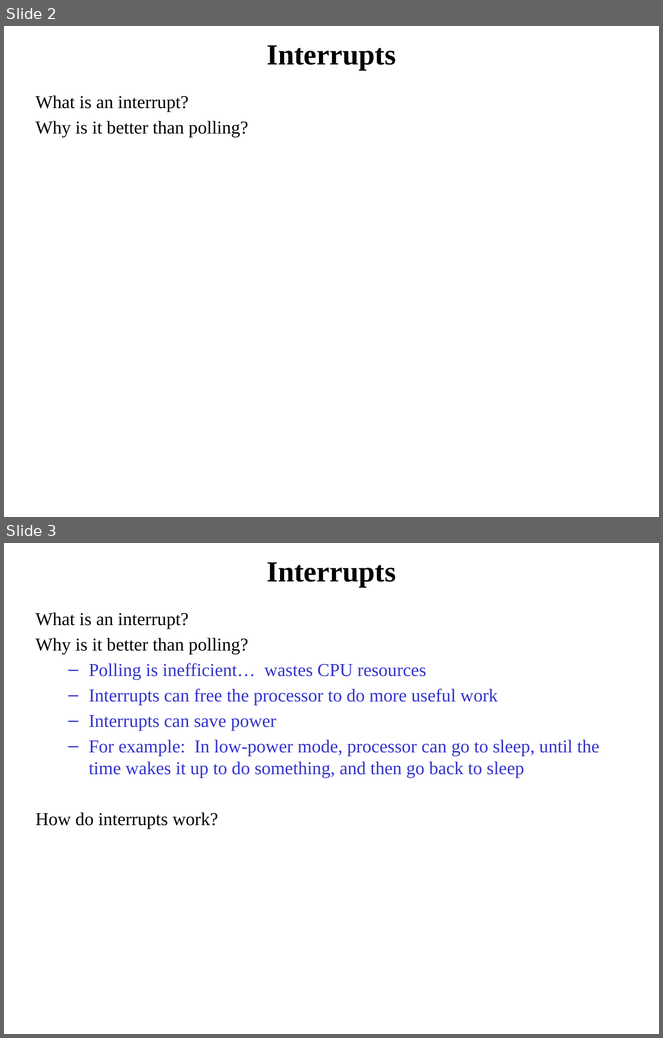
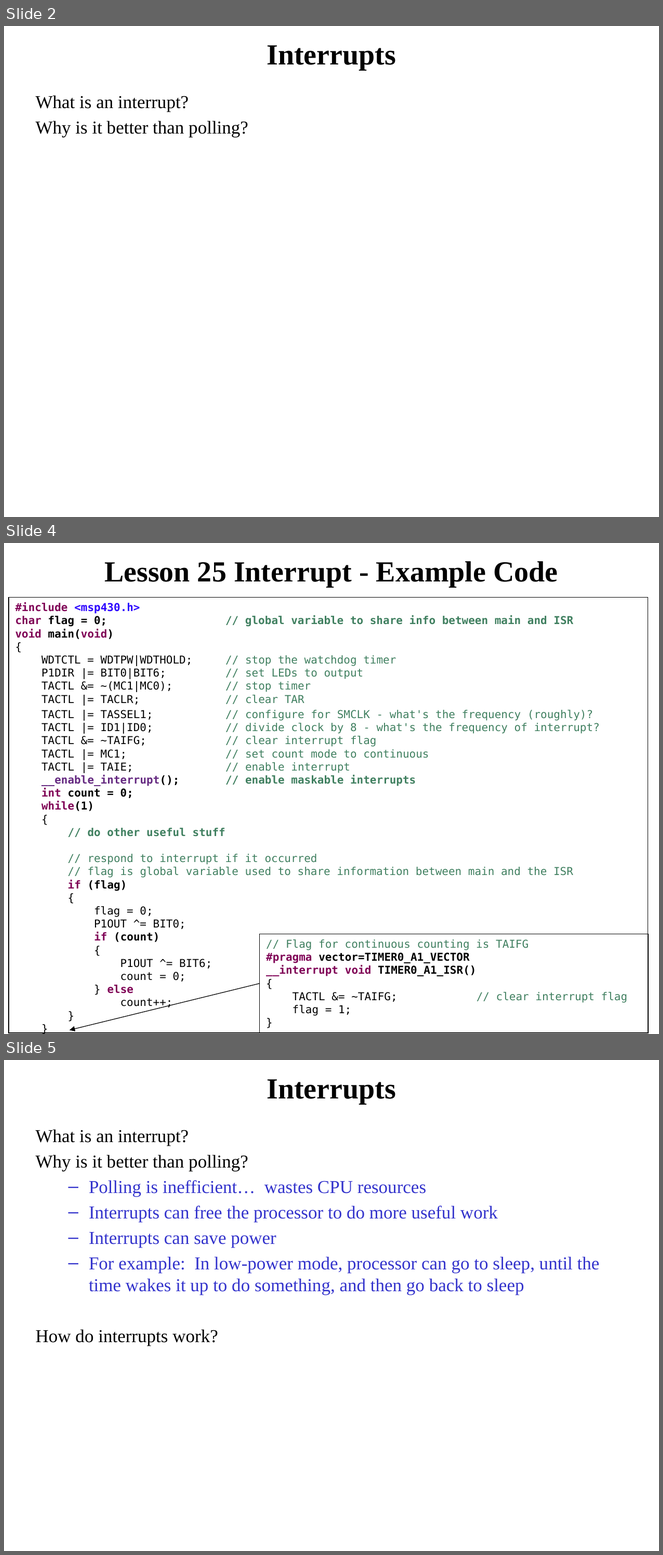
Before and after one commit to pw4rn3r/ECE382, a slide deck: notes/L26/Lsn26.pptx. Shown one above the other, each under a label of ours: slides 2 and 3 before the commit, slides 2, 4 and 5 after it; the slides between them are not shown. The pictures are 663x1038 and 663x1555 pixels, drawn with LibreOffice and Linux fonts; fonts in the diff are those of the drawing. Boxes give left, top, right and bottom in pixels: in the first picture for what was removed or moved away, otherwise in the second. Text is boxed around its words. In the diff, an @@ line names an element or a change of style, - is before the commit and + after.

```diff
--- a/notes/L26/Lsn26.pptx
+++ b/notes/L26/Lsn26.pptx
@@ slide 4 added at <box>4,543,659,1034</box>, background #FFFFFF @@
@@ title added at <box>104,561,558,587</box>, 32 pt, text #000000, bold @@
+Lesson 25 Interrupt - Example Code
@@ text added at <box>9,598,648,1034</box>, fill #FFFFFF, outline #000000 0.75 pt, 12 pt, text #3F7F5F @@
+#include <msp430.h>
+char flag = 0; // global variable to share info between main and ISR
+void main(void)
+{
+WDTCTL = WDTPW|WDTHOLD; // stop the watchdog timer
+P1DIR |= BIT0|BIT6; // set LEDs to output
+TACTL &= ~(MC1|MC0); // stop timer
+TACTL |= TACLR; // clear TAR
+TACTL |= TASSEL1; // configure for SMCLK - what's the frequency (roughly)?
+TACTL |= ID1|ID0; // divide clock by 8 - what's the frequency of interrupt?
+TACTL &= ~TAIFG; // clear interrupt flag
+TACTL |= MC1; // set count mode to continuous
+TACTL |= TAIE; // enable interrupt
+__enable_interrupt(); // enable maskable interrupts
+int count = 0;
+while(1)
+{
+// do other useful stuff
+// respond to interrupt if it occurred
+// flag is global variable used to share information between main and the ISR
+if (flag)
+{
+flag = 0;
+P1OUT ^= BIT0;
+if (count)
+{
+P1OUT ^= BIT6;
+count = 0;
+} else
+count++;
+}
+}
+}
@@ rectangle added at <box>259,934,648,1033</box>, outline #000000 0.75 pt, 12 pt, text #000000 @@
+// Flag for continuous counting is TAIFG
+#pragma vector=TIMER0_A1_VECTOR
+__interrupt void TIMER0_A1_ISR()
+{
+TACTL &= ~TAIFG; // clear interrupt flag
+flag = 1;
+}
@@ arrow added from (259, 984) to (70, 1030), #000000 0.75 pt @@
@@ what was slide 3 is now slide 5 @@
```
Also in this commit, not shown: 2 slides changed, 4 other slides added, 2 slides removed, 2 other files.
